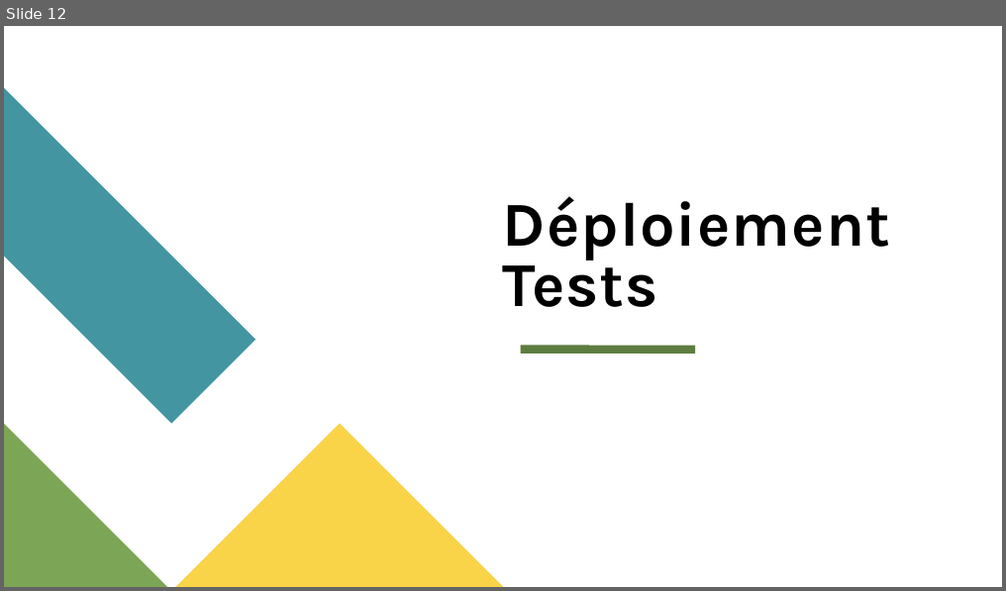
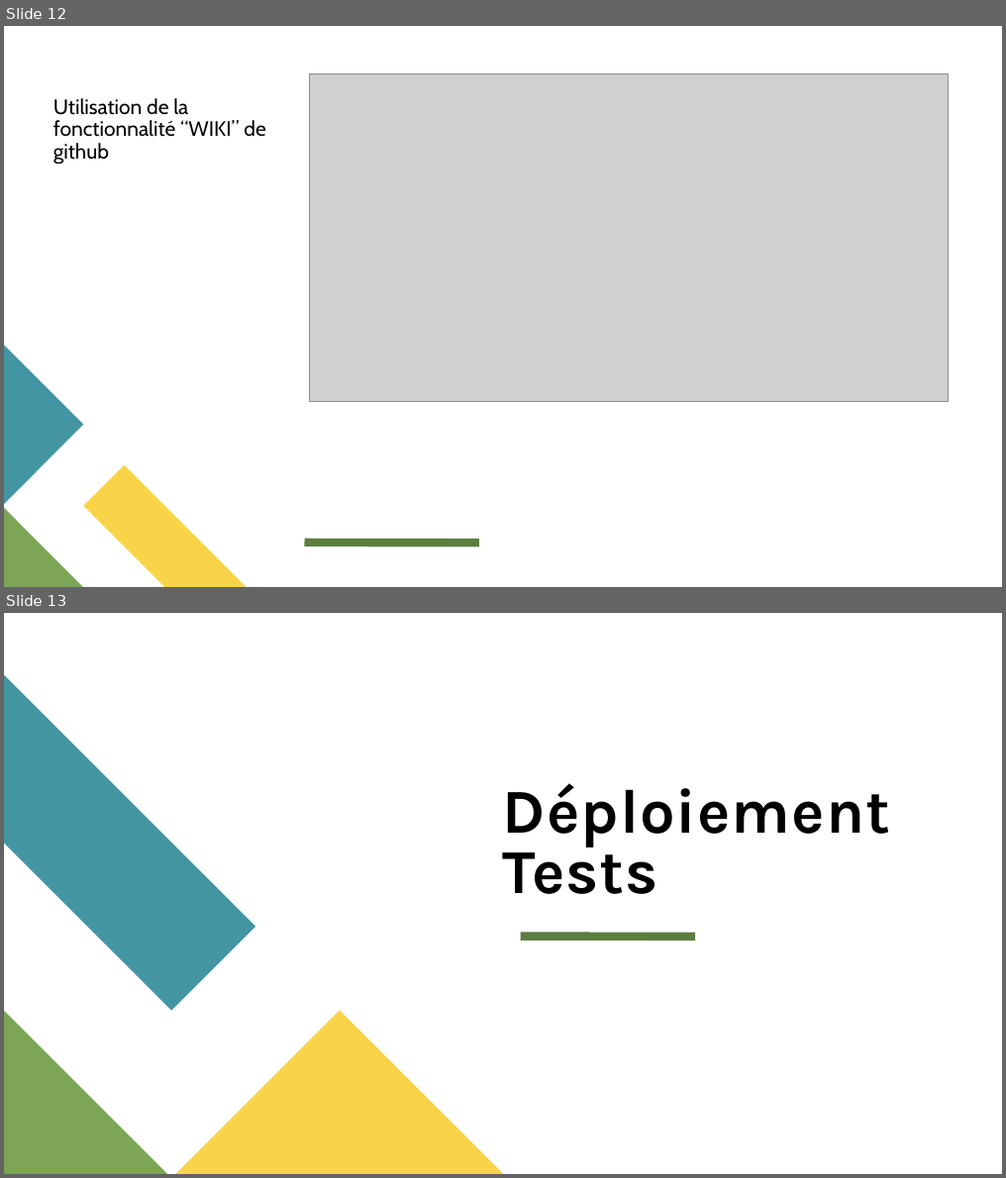
Before and after one commit to RMurier/CESI-BAC-3-CUBE-2-PERSO, a slide deck: documents/CESIZen.pptx. Shown one above the other, each under a label of ours: slide 12 before the commit, slides 12 and 13 after it. The pictures are 1006x591 and 1006x1178 pixels, drawn with LibreOffice and Linux fonts; fonts in the diff are those of the drawing; grey boxes stand for pictures. Boxes give left, top, right and bottom in pixels: in the first picture for what was removed or moved away, otherwise in the second. Text is boxed around its words. In the diff, an @@ line names an element or a change of style, - is before the commit and + after.

```diff
--- a/documents/CESIZen.pptx
+++ b/documents/CESIZen.pptx
@@ slide 12 added at (4,26,1002,587), background #FFFFFF @@
@@ picture added at (310,74,948,401) @@
@@ text added at (54,98,265,165), 20 pt, text #000000 @@
+Utilisation de la fonctionnalité “WIKI” de github
@@ freeform shape added at (4,346,83,504), fill #4495A2 @@
@@ freeform shape added at (83,466,246,587), fill #F9D448 @@
@@ freeform shape added at (4,508,83,587), fill #7CA655 @@
@@ line added from (304, 543) to (479, 544), #5D7D40 8 pt @@
@@ what was slide 12 is now slide 13 @@
```
Also in this commit, not shown: 5 slides changed, 1 other slide added, 4 other files.
